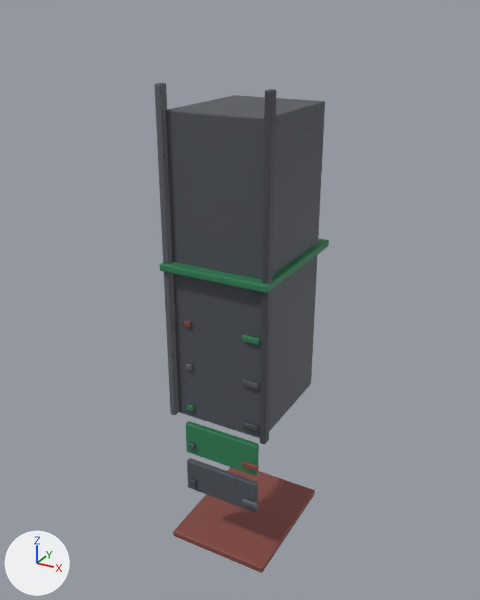
Two versions of the glTF model unity/Assets/Art/BlenderBaked/prop-server-rack/mesh_prop-server-rack.glb, one commit apart.
One viewpoint serves both versions: a 50 mm camera at (1.59, -2.99, 3.02) aimed at (-0.05, 0.0, 1.53). Arrows for +X, +Y and +Z are at lower left; the lights stay in place. The older version comes first. Where no turn or scale is listed for an object, it has been applied to the vertices. Vertices at exactly the same position are counted once.

The scene before the commit, as lines of its bpy script (objects in view):
```python
me_prop_server_rack = bpy.data.meshes.new('prop-server-rack')
me_prop_server_rack.from_pydata(...)  # 1512 vertices, 2916 faces; spans x -0.31..0.31, y -0.39..0.39, z 0.02..2.7
me_prop_server_rack.materials.append(mat_m_prop_server_rack)
ob_mesh_prop_server_rack = bpy.data.objects.new('mesh_prop-server-rack', me_prop_server_rack)
ob_mesh_prop_server_rack.location = (0.0, 0.0, 0.0)
```
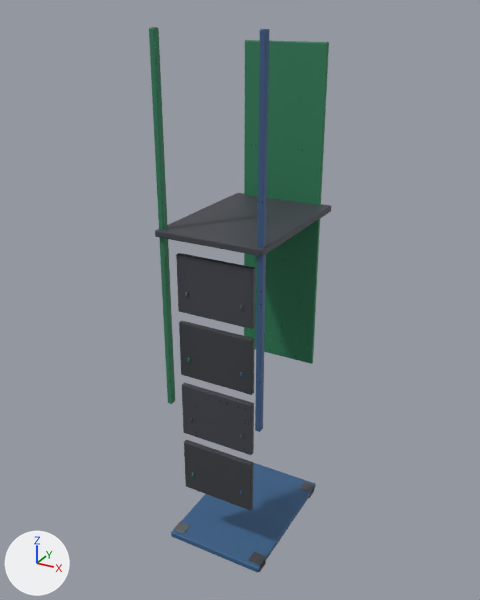
What changed in the scene script:
```text
Change me_prop_server_rack:
    used by ob_mesh_prop_server_rack; location = (0.0, 0.0, 0.0)
    remove me_prop_server_rack.from_pydata(...)  # 1512 vertices, 2916 faces; spans x -0.31..0.31, y -0.39..0.39, z 0.02..2.7
    add me_prop_server_rack.from_pydata(...)  # 1512 vertices, 2916 faces; spans x -0.3..0.3, y -0.43..0.43, z 0.03..2.94
    me_prop_server_rack part 1: the loose piece of 56 vertices spanning x -0.27..0.27, y -0.33..0.33, z 0.9..2.58 is scaled about its middle by (0.138, 0.112, 0.0318), then moved by (-0.26, 0.36, -1.68)
    me_prop_server_rack part 2: the loose piece of 56 vertices spanning x -0.31..0.31, y -0.39..0.39, z 1.78..1.82 is scaled about its middle by (0.12, 0.0948, 1.66), then moved by (0.26, -0.36, -1.74)
    me_prop_server_rack part 3: the loose piece of 56 vertices spanning x -0.2..-0.16, y -0.35..-0.33, z 0.69..0.73 is scaled about its middle by (0.277, 0.522, 0.692), then moved by (0.02, -0.03, -0.18)
    me_prop_server_rack part 4: the loose piece of 56 vertices spanning x -0.2..-0.16, y -0.35..-0.33, z 0.95..0.99 is scaled about its middle by (0.277, 0.522, 0.692), then moved by (0.02, -0.03, -0.06)
    me_prop_server_rack part 5: the loose piece of 56 vertices spanning x -0.2..-0.16, y -0.35..-0.33, z 1.21..1.25 is scaled about its middle by (0.277, 0.522, 0.692), then moved by (0.02, -0.03, 0.06)
    me_prop_server_rack part 6: the loose piece of 56 vertices spanning x -0.2..-0.16, y -0.35..-0.33, z 1.47..1.51 is scaled about its middle by (0.277, 0.522, 0.692), then moved by (0.02, -0.03, 0.18)
    me_prop_server_rack part 7: 616 of 1512 vertices moved; they spanned x -0.31..0.31, y -0.39..0.39, z 0.02..2.7 and now span x -0.3..0.3, y -0.43..0.43, z 0.03..2.94; mean shift (-0.07, 0.14, 0.23); largest move (0.31, 0.39, 0.05) -> (-0.26, -0.37, 2.93)
    other edits to the shape of me_prop_server_rack do not show in these pictures
```

Location of each change, [x1, y1, x2, y2] in pixels of the pictures (480 x 600 px; the box of a moved part takes in the faces that stretch with it):
'mesh_prop-server-rack', reshaped (11% taller): before [154, 83, 329, 573]; after [149, 27, 331, 572]
part 1 of me_prop_server_rack, moved or reshaped (not visible afterwards): before [166, 95, 325, 438]
part 2 of me_prop_server_rack, moved or reshaped: before [160, 239, 329, 293]; after [248, 552, 266, 572]
part 3 of me_prop_server_rack, moved or reshaped (not visible afterwards): before [188, 443, 195, 450]
part 4 of me_prop_server_rack, moved or reshaped (not visible afterwards): before [187, 404, 194, 411]
part 5 of me_prop_server_rack, moved or reshaped (not visible afterwards): before [186, 363, 193, 371]
part 6 of me_prop_server_rack, moved or reshaped: before [184, 320, 191, 328]; after [185, 292, 188, 297]
part 7 of me_prop_server_rack, moved or reshaped: before [154, 83, 315, 573]; after [149, 27, 331, 572]
